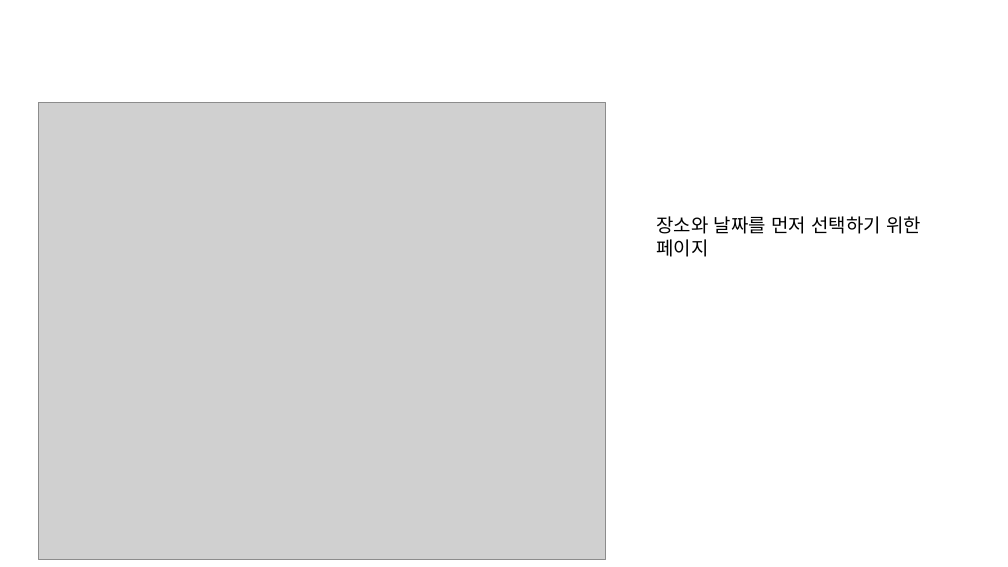
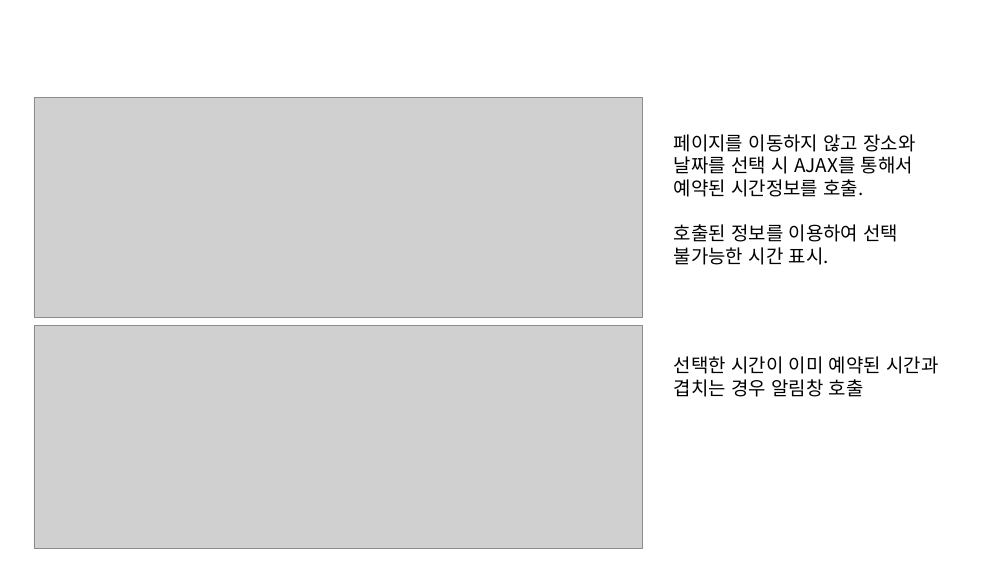
Before and after one commit to ezenteam2/e-Zone, a slide deck: slide 20 of 0 발표용 파워포인트/project05 - 파워포인트 종합 - 형준.pptx (slide 18 before the commit). Drawn at 1008x567 pixels with LibreOffice and Linux fonts; fonts in the diff are those of the drawing; grey boxes stand for pictures; background and template pictures are left out. Boxes give left, top, right and bottom in pixels: in the first picture for what was removed or moved away, otherwise in the second. Text is boxed around its words. In the diff, an @@ line names an element or a change of style, - is before the commit and + after.

```diff
--- a/0 발표용 파워포인트/project05 - 파워포인트 종합 - 형준.pptx
+++ b/0 발표용 파워포인트/project05 - 파워포인트 종합 - 형준.pptx
@@ picture added at (x1=34, y1=98, x2=643, y2=318) @@
@@ picture removed at (x1=39, y1=102, x2=606, y2=560) @@
@@ text added at (x1=674, y1=134, x2=916, y2=265), 18 pt, text #000000 @@
+페이지를 이동하지 않고 장소와 날짜를 선택 시 AJAX를 통해서 예약된 시간정보를 호출.
+호출된 정보를 이용하여 선택 불가능한 시간 표시.
@@ text removed at (x1=656, y1=216, x2=921, y2=257) @@
-장소와 날짜를 먼저 선택하기 위한 페이지
@@ picture added at (x1=34, y1=326, x2=643, y2=549) @@
@@ text added at (x1=674, y1=356, x2=938, y2=397), 18 pt, text #000000 @@
+선택한 시간이 이미 예약된 시간과 겹치는 경우 알림창 호출
```
Also in this commit, not shown: 5 slides added, 1 slide removed, 24 other files.
